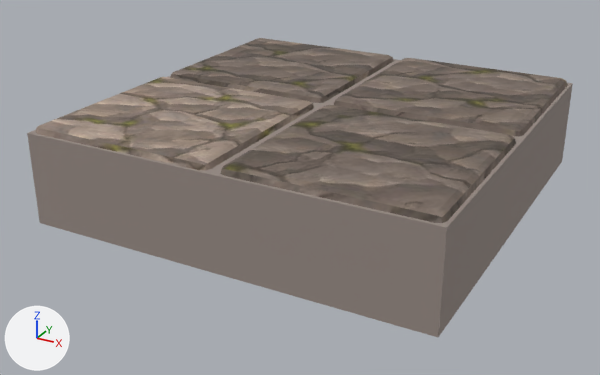
One commit to the glTF model assets/models/build/small_floor__cut_stone.glb: the scene before it, then after it.
One viewpoint serves both versions: a 50 mm lens placed at (0.894, -1.747, 0.878), pointed at (-0.031, -0.064, 0.036). Every picture has the same lights, and +X, +Y and +Z are marked at lower left. The picture after the commit comes second. Vertices at exactly the same position are counted once.

The older version as bpy lines, for what is in view:
```python
me_cube_004 = bpy.data.meshes.new('Cube.004')
me_cube_004.from_pydata(...)  # 232 vertices, 444 faces; spans x -0.495..0.495, y -0.495..0.495, z 0.005..0.255
# faces by material slot: [324, 12, 108]
me_cube_004.materials.append(mat_stone_b)  # picture img_stone_b
me_cube_004.materials.append(mat_charcoal__1_60)  # grey #988b85
me_cube_004.materials.append(mat_stone_c)  # picture img_stone_c
ob_model = bpy.data.objects.new('model', me_cube_004)
ob_model.location = (0.0, 0.0, 0.0)
```
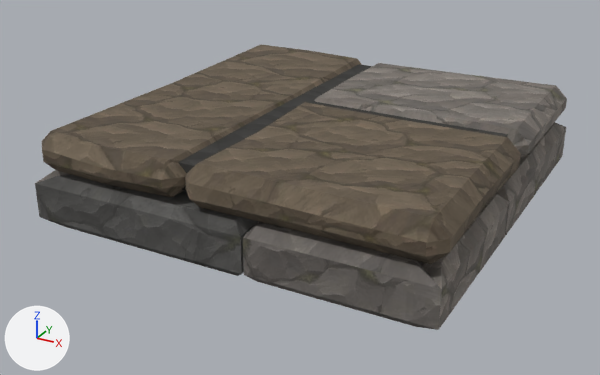
Changed parts and their boxes [x1, y1, x2, y2] in the pictures (600 x 375 px):
'model', reshaped
    before: [27, 38, 573, 337]
    after: [35, 44, 567, 330]
part 1 of me_cube_004, added (mostly hidden)
    after: [178, 64, 508, 191]
part 2 of me_cube_004, rebuilt
    before: [221, 105, 516, 223]
    after: [243, 194, 509, 330]
part 3 of me_cube_004, rebuilt
    before: [334, 58, 568, 136]
    after: [495, 122, 566, 236]
part 4 of me_cube_004, rebuilt
    before: [36, 77, 314, 170]
    after: [35, 170, 258, 276]
part 5 of me_cube_004, rebuilt (not visible afterwards)
    before: [170, 38, 394, 103]
part 6 of me_cube_004, added (brown)
    after: [42, 44, 362, 197]
part 7 of me_cube_004, added (brown)
    after: [185, 102, 521, 264]
part 8 of me_cube_004, added
    after: [314, 63, 567, 159]
part 9 of me_cube_004, deleted
    before: [27, 59, 573, 337]

Patch to the scene script:
```diff
--- a/assets/models/build/small_floor__cut_stone.glb.py
+++ b/assets/models/build/small_floor__cut_stone.glb.py
@@ me_cube_004 @@
-me_cube_004.from_pydata(...)  # 232 vertices, 444 faces; spans x -0.495..0.495, y -0.495..0.495, z 0.005..0.255
-me_cube_004.materials.append(mat_stone_b)  # picture img_stone_b
-me_cube_004.materials.append(mat_charcoal__1_60)  # grey #988b85
-me_cube_004.materials.append(mat_stone_c)  # picture img_stone_c
+me_cube_004.from_pydata(...)  # 450 vertices, 872 faces; spans x -0.494..0.494, y -0.494..0.494, z 0.006..0.239
+# me_cube_004 part 1: a new loose piece, a box spanning x -0.444..0.444, y -0.444..0.444, z 0.16..0.222, in mat_greystone_dark (picture img_greystone_dark)
+# me_cube_004 part 2: the loose piece of 56 vertices spanning x 0.013..0.488, y -0.488..-0.013, z 0.005..0.255 is rebuilt with 28 vertices and now spans x 0.051..0.494, y -0.494..-0.047, z 0.006..0.136
+# me_cube_004 part 3: the loose piece of 56 vertices spanning x 0.013..0.488, y 0.013..0.488, z 0.005..0.255 is rebuilt with 28 vertices and now spans x -0.048..0.494, y -0.063..0.494, z 0.006..0.136
+# me_cube_004 part 4: the loose piece of 56 vertices spanning x -0.488..-0.013, y -0.488..-0.013, z 0.005..0.255 is rebuilt with 28 vertices and now spans x -0.494..0.069, y -0.494..-0.036, z 0.006..0.136
+# me_cube_004 part 5: the loose piece of 56 vertices spanning x -0.488..-0.013, y 0.013..0.488, z 0.005..0.255 is rebuilt with 28 vertices and now spans x -0.494..-0.037, y -0.048..0.494, z 0.006..0.136
+# me_cube_004 part 6: a new loose piece of 54 vertices spanning x -0.492..-0.092, y -0.492..0.492, z 0.137..0.239, in mat_warmstone_b (picture img_warmstone_b)
+# me_cube_004 part 7: a new loose piece of 54 vertices spanning x -0.088..0.492, y -0.492..0.036, z 0.138..0.238, in mat_warmstone_b (picture img_warmstone_b)
+# me_cube_004 part 8: a new loose piece of 54 vertices spanning x -0.088..0.492, y 0.04..0.492, z 0.142..0.239, in mat_greystone_c (picture img_greystone_c)
+# me_cube_004 part 9
+# 8 vertices are removed from x -0.495..0.495, y -0.495..0.495, z 0.013..0.237
+# 12 faces are deleted
+# other edits to the shape of me_cube_004 do not show in these pictures
+me_cube_004.materials.append(mat_warmstone_b)  # picture img_warmstone_b
+me_cube_004.materials.append(mat_greystone_b)  # picture img_greystone_b
+me_cube_004.materials.append(mat_greystone_a)  # picture img_greystone_a
+me_cube_004.materials.append(mat_greystone_c)  # picture img_greystone_c
+me_cube_004.materials.append(mat_greystone_dark)  # picture img_greystone_dark
+me_cube_004.materials.append(mat_wood_dark)  # picture img_wood_dark
```
